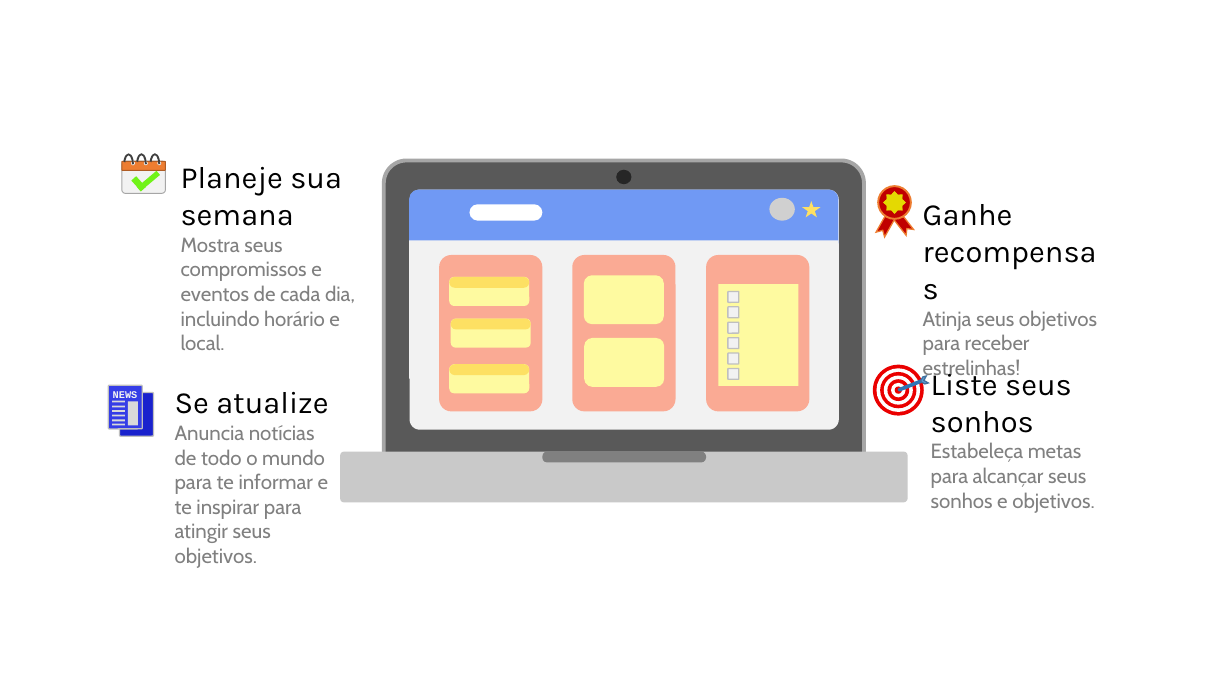
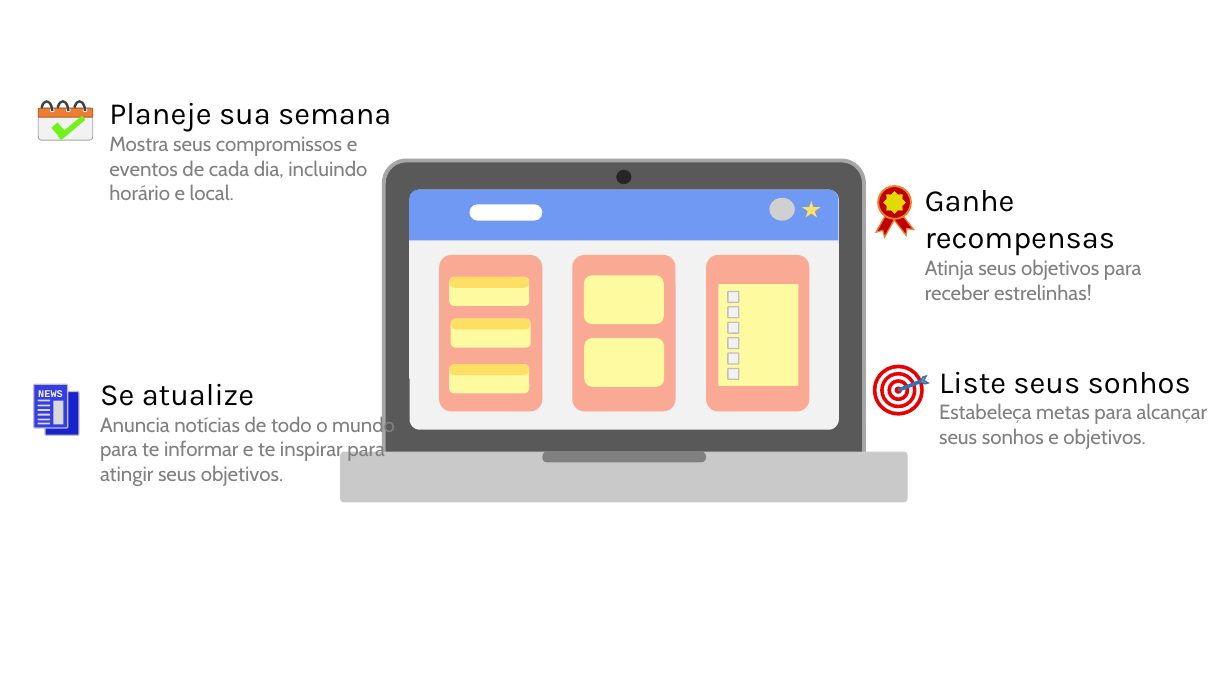
Before and after one commit to ArianeBarros/Projeto-Inova, a slide deck: slide 8 of Imagens/fundinho.pptx. Drawn at 1232x693 pixels with LibreOffice and Linux fonts; fonts in the diff are those of the drawing; grey boxes stand for pictures. Boxes give left, top, right and bottom in pixels: in the first picture for what was removed or moved away, otherwise in the second. Text is boxed around its words. In the diff, an @@ line names an element or a change of style, - is before the commit and + after.

```diff
--- a/Imagens/fundinho.pptx
+++ b/Imagens/fundinho.pptx
@@ rounded rectangle: place and size @@
-rounded rectangle at box(122, 161, 165, 193)
+rounded rectangle at box(38, 108, 92, 140)
@@ rounded rectangle: place and size @@
-rounded rectangle at box(122, 162, 165, 171)
+rounded rectangle at box(38, 108, 92, 117)
@@ arch (boxed as its full ring): place and size @@
-arch (boxed as its full ring) at box(123, 153, 134, 177)
+arch (boxed as its full ring) at box(40, 100, 54, 123)
@@ 2 ellipses, 1 arch (boxed as its full ring), 1 rectangle: place and size @@
-2 ellipses, 1 arch (boxed as its full ring), 1 rectangle at box(131, 153, 148, 192)
+2 ellipses, 1 arch (boxed as its full ring), 1 rectangle at box(50, 100, 70, 139)
@@ rectangle: place and size @@
-rectangle at box(137, 171, 160, 192)
+rectangle at box(58, 115, 86, 140)
@@ arch (boxed as its full ring): place and size @@
-arch (boxed as its full ring) at box(150, 153, 161, 177)
+arch (boxed as its full ring) at box(73, 100, 87, 123)
@@ ellipse: place and size @@
-ellipse at box(157, 162, 161, 165)
+ellipse at box(82, 108, 87, 112)
@@ text "Planeje sua semana" rewrapped from box(181, 167, 355, 350) to box(109, 103, 391, 200) @@
@@ text "Ganhe recompensas" rewrapped from box(923, 204, 1097, 381) to box(925, 190, 1141, 300) @@
@@ text "Liste seus sonhos" rewrapped from box(931, 368, 1094, 513) to box(939, 372, 1208, 449) @@
@@ text "Se atualize" rewrapped from box(175, 392, 329, 568) to box(100, 384, 395, 486) @@
@@ 7 rectangles, 2 rounded rectangles, 1 text: place and size @@
-7 rectangles, 2 rounded rectangles, 1 text at box(108, 385, 153, 436)
+7 rectangles, 2 rounded rectangles, 1 text at box(34, 384, 79, 435)
```
Also in this commit, not shown: 7 other files.
